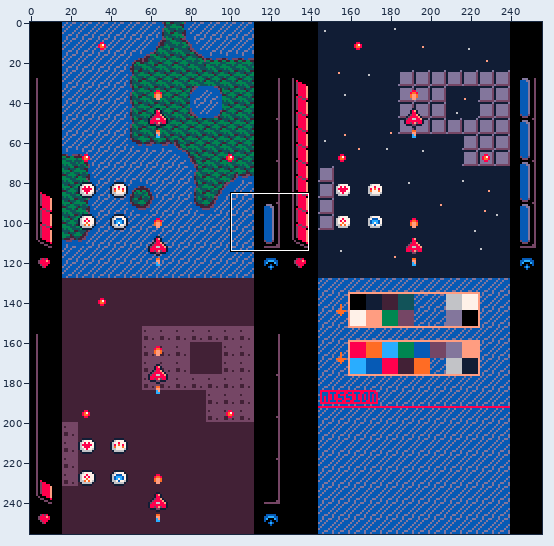
Edited in one commit: pixel-art file (mockup/mockup 02 - vertical.aseprite). Above, an overview of the earlier version with the close-up marked.
Close-up. Before the commit:
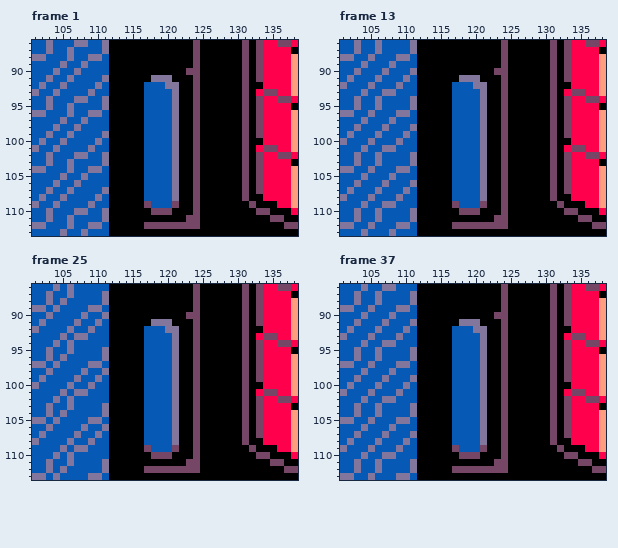
256x256 pixels, 48 frames. Shown: frame 1: x 101..138, y 86..113; frame 13: x 101..138, y 86..113; frame 25: x 101..138, y 86..113; frame 37: x 101..138, y 86..113. The commit also changed other frames or places, which this record leaves out.
Once edited:
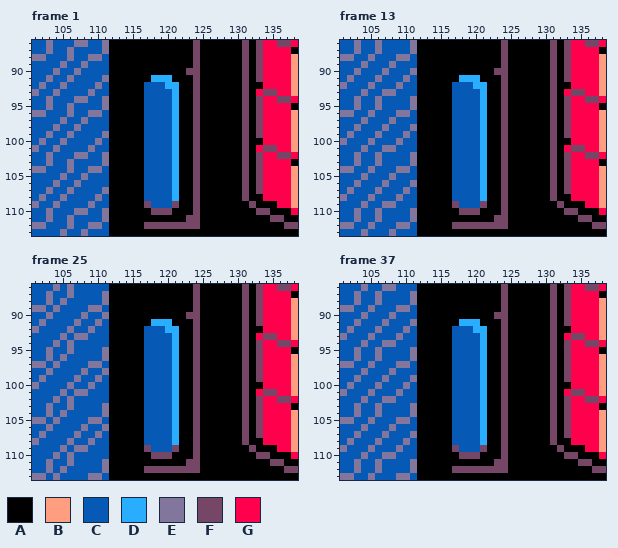
Palette (. is transparent): A #000000  B #ff9d81  C #065ab5  D #29adff  E #83769c  F #754665  G #ff004d
The edit:
Changed rows in their new state; - is an unchanged pixel.
Frame 1, layer "HUD":
first column x 118:
 91 DDD-
 92 --DD
 93 ---D
 94 ---D
 95 ---D
 96 ---D
 97 ---D
 98 ---D
 99 ---D
100 ---D
101 ---D
102 ---D
103 ---D
104 ---D
105 ---D
106 ---D
107 ---D
108 ---D
Frame 13, layer "HUD": the same change as frame 1
Frame 25, layer "HUD": the same change as frame 1
Frame 37, layer "HUD": the same change as frame 1
Pixel boxes of the changes (left, top, right, bottom) in both close-ups:
changed: (151, 75, 179, 201)
changed: (459, 75, 487, 201)
changed: (151, 319, 179, 445)
changed: (459, 319, 487, 445)
